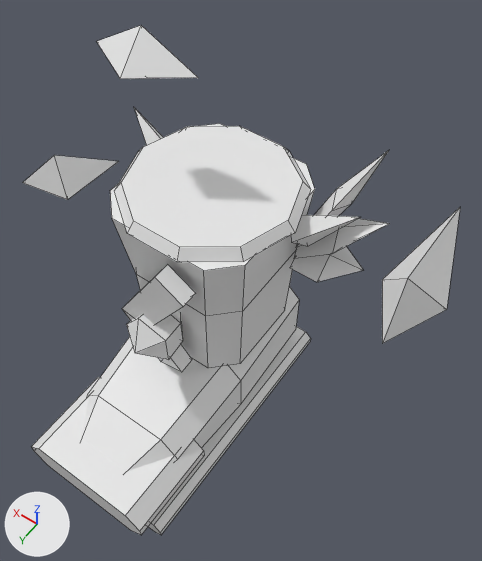
Renders of the FBX model roblox/art/armor/shoes_tier1_transcendent.fbx from each side of a commit.
Rendered twice from a camera (50 mm lens) standing at (-1.36, 1.63, 3.21) and looking at (-0.24, 0.06, 0.75). Arrows for +X, +Y and +Z are at lower left; the lights stay in place. The older version comes first. Mesh edges are drawn as thin lines. Where no turn or scale is listed for an object, it has been applied to the vertices.

Objects in the first picture: 'Band', 'Base', 'Crack', 'Fx', 'Gem', 'Runes', 'Trim', 'Wings'.
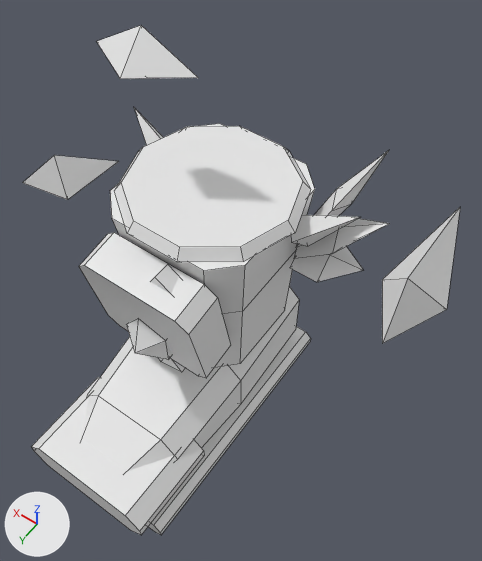
Diff of the bpy script that builds the scene:
```diff
--- a/roblox/art/armor/shoes_tier1_transcendent.fbx.py
+++ b/roblox/art/armor/shoes_tier1_transcendent.fbx.py
@@ me_base @@
 # used by ob_base; location = (0.0, 0.0, 0.0)
-me_base.from_pydata(...)  # 72 vertices, 54 faces; spans x -0.37..0.37, y -0.45..1.07, z -0.25..1.1
+me_base.from_pydata(...)  # 88 vertices, 64 faces; spans x -0.37..0.37, y -0.45..1.07, z -0.25..1.1
+# me_base part 1: a new loose piece of 16 vertices spanning x -0.31..0.31, y 0.23..0.53, z 0.39..1.01, in mat_shoes_tier1_transcendent_base (white #e7e7e7)
 me_base.materials.append(mat_shoes_tier1_transcendent_base)
```

Changed parts and their boxes [x1, y1, x2, y2] in the pictures (482 x 561 px):
part 1 of me_base, added
    after: [79, 232, 231, 378]
'Crack', unchanged, covered by the edit
    before: [122, 265, 196, 372]
    after: [150, 265, 185, 372]
